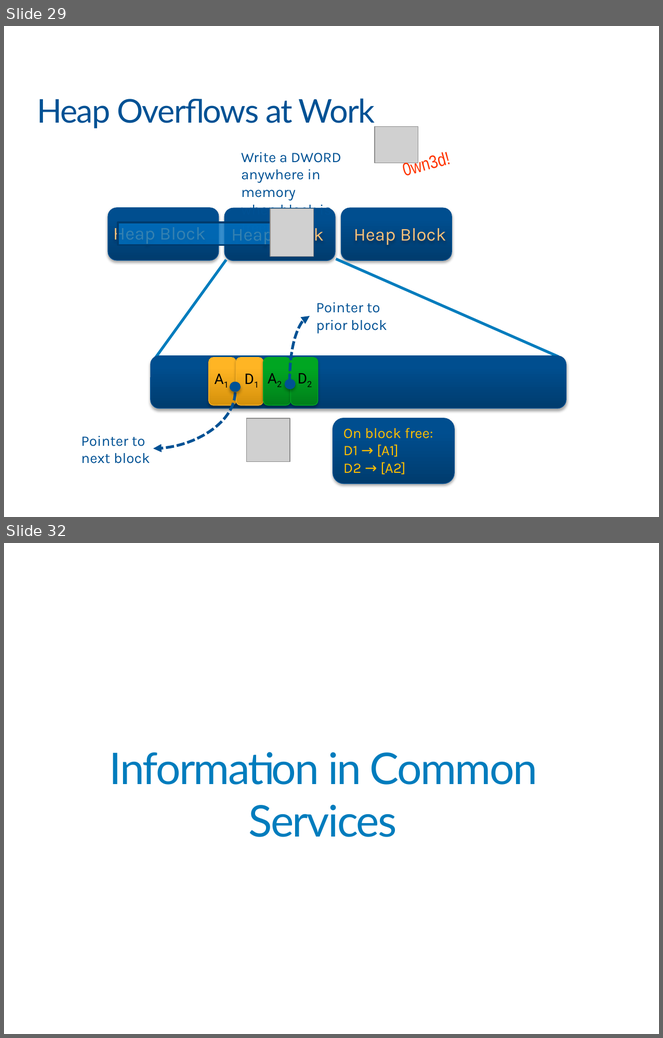
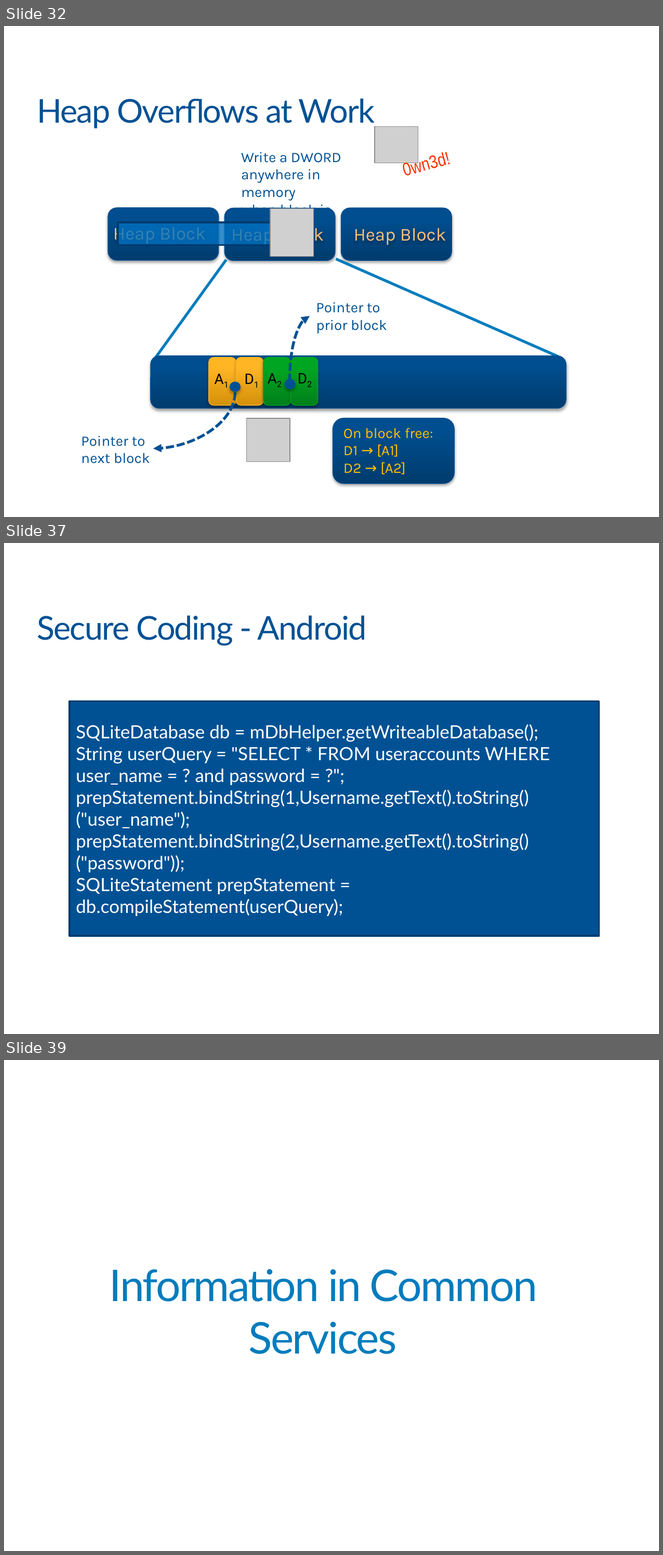
Before and after one commit to khanhnnvn/Mine, a slide deck: xmind/Slide For VIB/VIB_Part5b.pptx. Shown one above the other, each under a label of ours: slides 29 and 32 before the commit, slides 32, 37 and 39 after it; the slides between them are not shown. The pictures are 663x1038 and 663x1555 pixels, drawn with LibreOffice and Linux fonts; fonts in the diff are those of the drawing; grey boxes stand for pictures; background and template pictures are left out. Boxes give left, top, right and bottom in pixels: in the first picture for what was removed or moved away, otherwise in the second. Text is boxed around its words. In the diff, an @@ line names an element or a change of style, - is before the commit and + after.

```diff
--- a/xmind/Slide For VIB/VIB_Part5b.pptx
+++ b/xmind/Slide For VIB/VIB_Part5b.pptx
@@ slide 37 added at (4, 543, 659, 1034), background #FFFFFF @@
@@ title added at (37, 615, 367, 646), 36 pt, text #005194 @@
+Secure Coding - Android
@@ rectangle added at (70, 702, 599, 936), fill #005194, outline #003C6D 2 pt, 20 pt, text #FFFFFF @@
+SQLiteDatabase db = mDbHelper.getWriteableDatabase();
+String userQuery = "SELECT * FROM useraccounts WHERE user_name = ? and password = ?";
+prepStatement.bindString(1,Username.getText().toString()("user_name");
+prepStatement.bindString(2,Username.getText().toString()("password"));
+SQLiteStatement prepStatement = db.compileStatement(userQuery);
@@ what was slide 29 is now slide 32 @@
@@ what was slide 32 is now slide 39 @@
```
Also in this commit, not shown: 2 slides changed, 24 other slides added, 2 other files.
